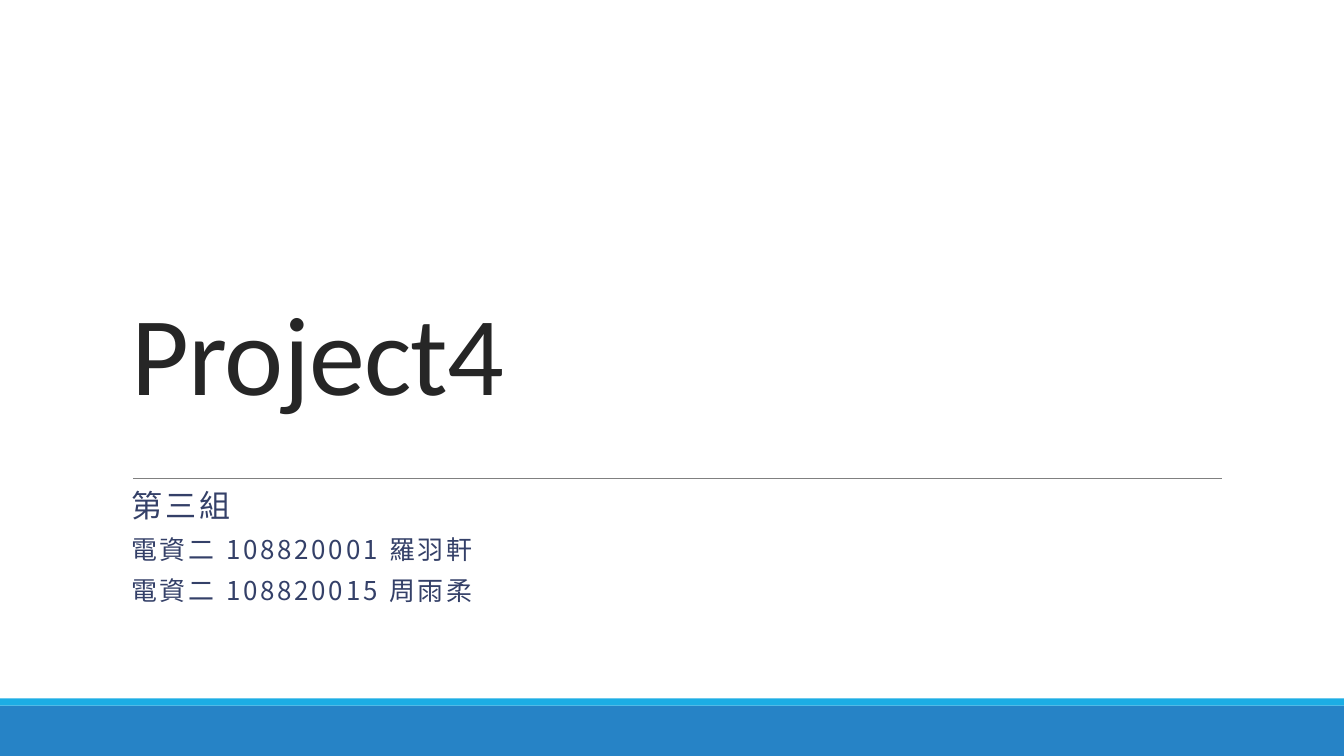
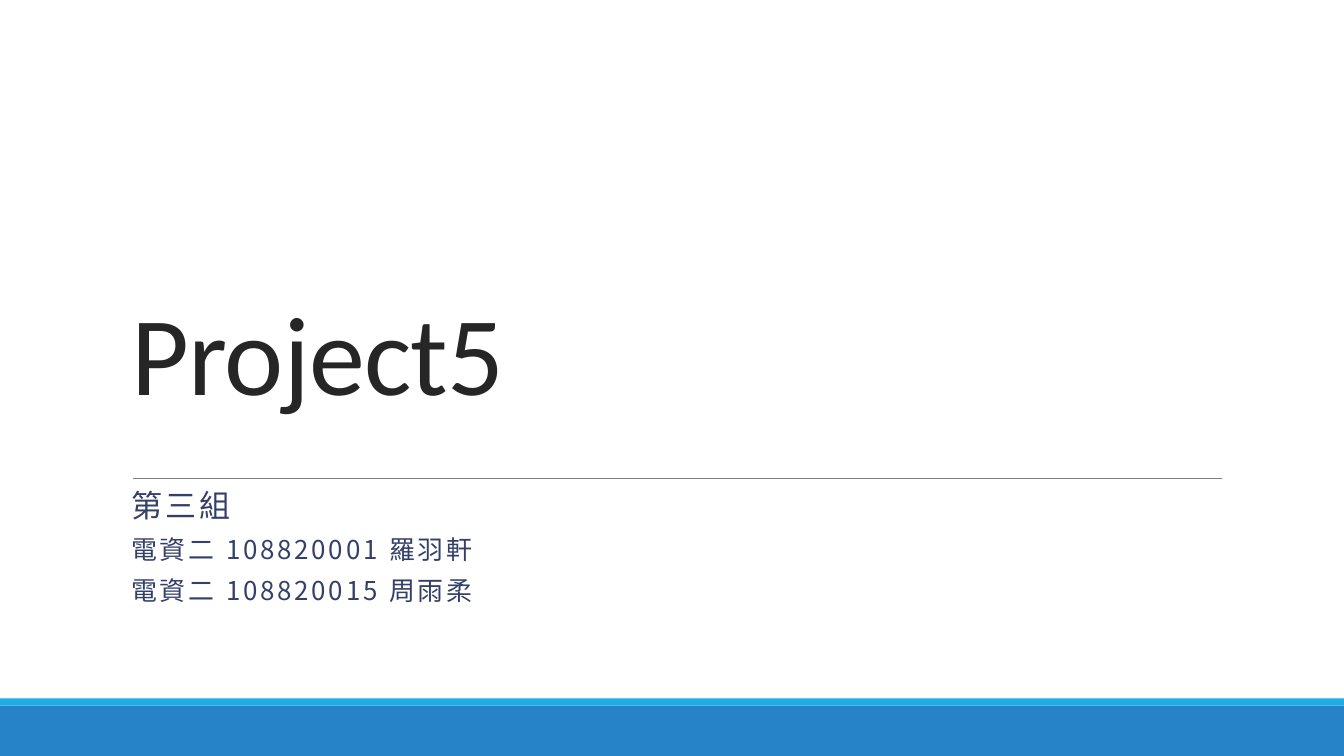
Before and after one commit to lohsuan/Multimedia-Tech, a slide deck: slide 1 of Project5_第三組_小組報告/Project5_第三組_小組報告.pptx. Drawn at 1344x756 pixels with LibreOffice and Linux fonts; fonts in the diff are those of the drawing. Boxes give left, top, right and bottom in pixels: in the first picture for what was removed or moved away, otherwise in the second. Text is boxed around its words. In the diff, an @@ line names an element or a change of style, - is before the commit and + after.

Commit message:
P5 done

```diff
--- a/Project5_第三組_小組報告/Project5_第三組_小組報告.pptx
+++ b/Project5_第三組_小組報告/Project5_第三組_小組報告.pptx
@@ title at [131, 318, 504, 415]: text changed @@
-Project4
+Project5
```
Also in this commit, not shown: 1 other slide changed, 4 slides added, 3 slides removed.
